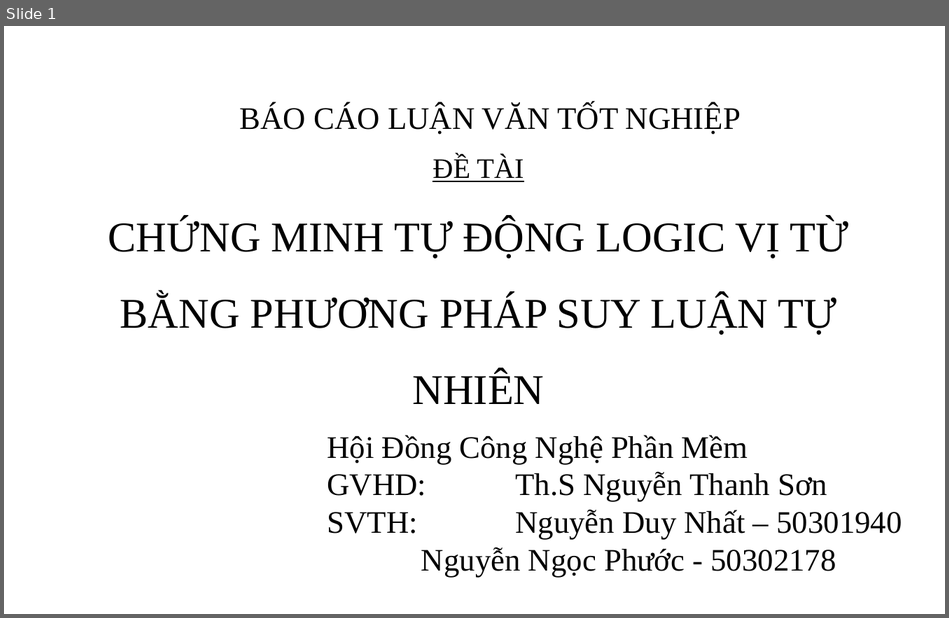
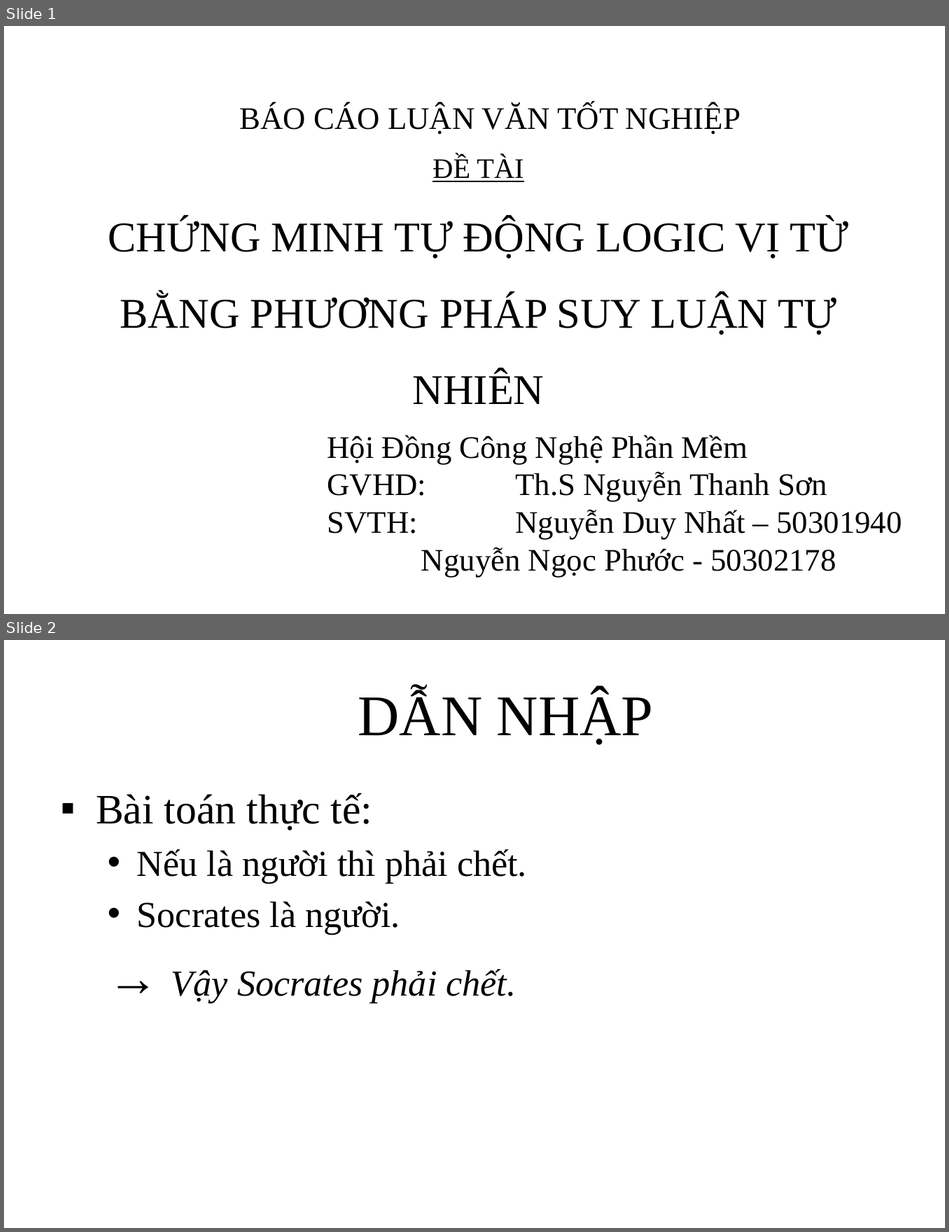
Before and after one commit to giang-rocker/logic, a slide deck: Report/SUY LUẬN TỰ NHIÊN.pptx. Shown one above the other, each under a label of ours: slide 1 before the commit, slides 1 and 2 after it. The pictures are 949x618 and 949x1232 pixels, drawn with LibreOffice and Linux fonts; fonts in the diff are those of the drawing. Boxes give left, top, right and bottom in pixels: in the first picture for what was removed or moved away, otherwise in the second. Text is boxed around its words. In the diff, an @@ line names an element or a change of style, - is before the commit and + after.

```diff
--- a/Report/SUY LUẬN TỰ NHIÊN.pptx
+++ b/Report/SUY LUẬN TỰ NHIÊN.pptx
@@ slide 2 added at <box>4,640,945,1228</box>, background #FFFFFF @@
@@ title added at <box>358,690,654,745</box>, 44 pt, text #000000 @@
+DẪN NHẬP
@@ text added at <box>96,793,527,1003</box>, 28 pt, text #000000 @@
+▪ Bài toán thực tế:
+  • Nếu là người thì phải chết.
+  • Socrates là người.
+  → Vậy Socrates phải chết.
```
Also in this commit, not shown: 2 slides changed, 1 slide removed, 5 other files.
